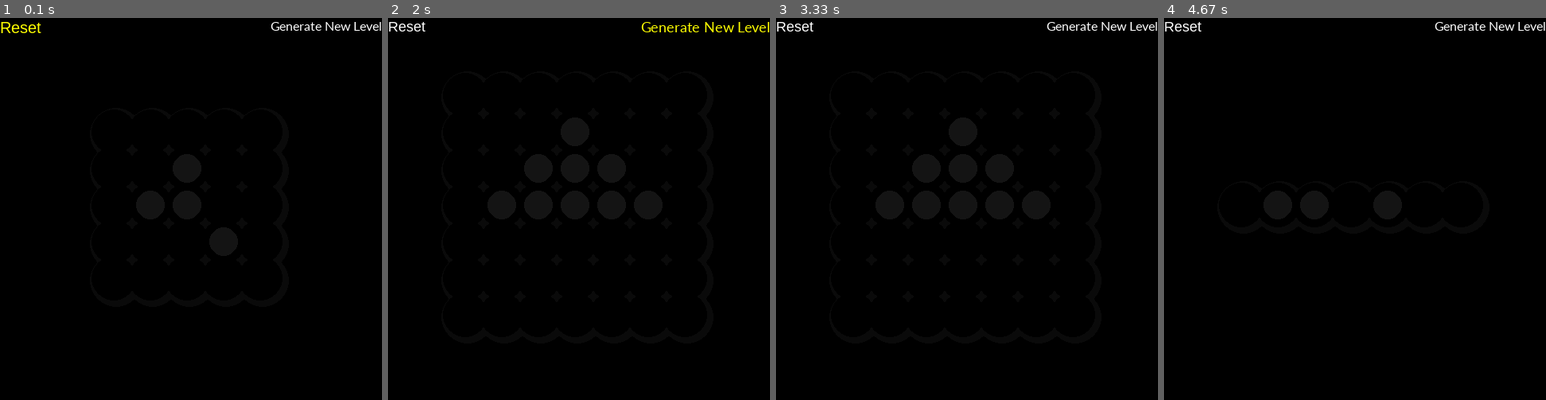
Above: before the commit, frames 1-4 (left to right).
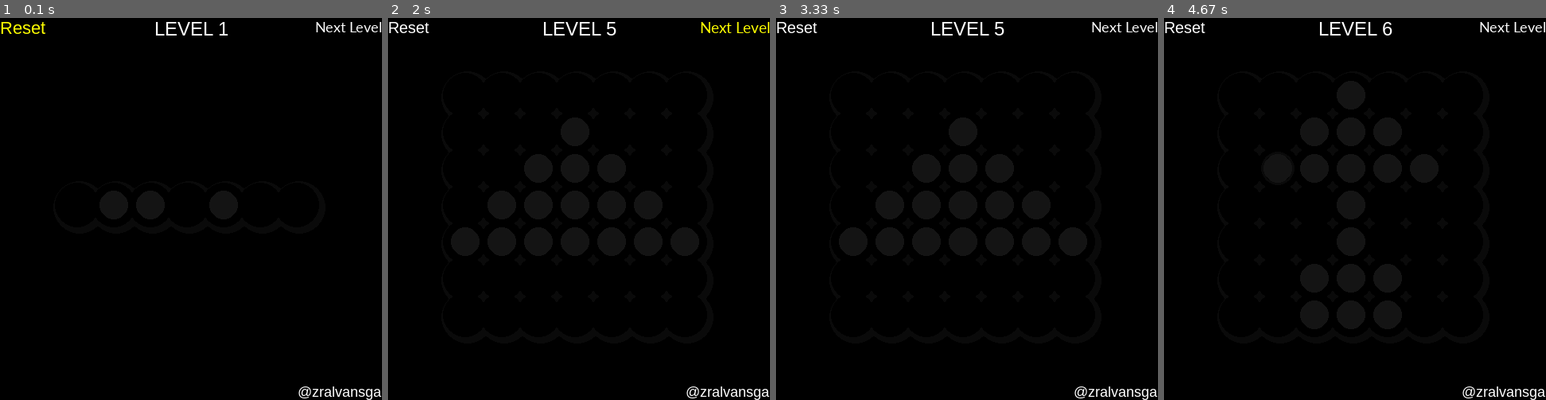
Above: after the commit, the same moments.

Repository: alvansga/my-py-game
Game: pygame game, started from marble.py
Two runs of this game, one before a commit and one after it. Both use one fixed random seed, a clock stepped at 60 frames per second and the inputs below.
Inputs (mouse positions are in pixels of both pictures, inside the frame that each line leads up to):
- Up to frame 1 (0.1 s): no input
- Up to frame 2 (2 s): click (735, 25) at 0.38 s, where only the run after the commit has a clickable "Next Level"; click (735, 25) at 0.72 s, where only the run after the commit has a clickable "Next Level"; click (735, 25) at 1.05 s, where only the run after the commit has a clickable "Next Level"; press the mouse at (575, 166) at 1.37 s; move the mouse to (514, 209) at 1.47 s; release the mouse at (456, 247) at 1.6 s; click (735, 25) at 1.72 s, where only the run after the commit has a clickable "Next Level"
- Up to frame 3 (3.33 s): press the mouse at (924, 205) at 2.03 s; move the mouse to (902, 277) at 2.13 s; release the mouse at (875, 354) at 2.27 s; click (997, 231) at 2.38 s; press the mouse at (924, 205) at 2.7 s; move the mouse to (993, 170) at 2.8 s; release the mouse at (1058, 136) at 2.93 s
- Up to frame 4 (4.67 s): click (1511, 25) at 3.55 s, where only the run after the commit has a clickable "Next Level"; press the mouse at (1351, 277) at 3.87 s; move the mouse to (1374, 270) at 3.97 s; release the mouse at (1400, 262) at 4.1 s; press the mouse at (1312, 205) at 4.2 s; move the mouse to (1282, 144) at 4.3 s; release the mouse at (1248, 86) at 4.43 s; click (1278, 166) at 4.55 s

The runs differ from the first frame. In frame 1, 1.1% of the frame differs, in the area x 0-100%, y 1-100%; in frame 2, 1.1%; in frame 3, 1.1%; in frame 4, 1.1%.

Commit message:
tambah level 6 dan 7tampil nama leveltampil author

Diff:
--- a/history.txt
+++ b/history.txt
@@ -9,5 +9,10 @@
 
 V1
 need to improve:
- - tidak ada undo
- - belum bisa banyak level
+ - previous and next level
+ - score -> time or step
+
+29 mei 2020
+> selesai! <
+
+tinggal improve2 aja
--- a/marble.py
+++ b/marble.py
@@ -18,6 +18,10 @@
 
 LEBARPAPAN = 7
 TINGGIPAPAN = 7
+
+#############
+MAXLEVEL = 7
+#############
 
 #ukuran margin
 XMARGIN = int((LEBARWINDOW - (LEBARPAPAN * (UKURANMARBLE + UKURANCELAH))) / 2)
@@ -83,8 +87,8 @@
 
     #set level
     #set marble tabel LEBARPAPAN x TINGGIPAPAN
-    levellist = [1,2,3,4,5]
-    level = random.choice(levellist)
+    # levellist = [1,2,3,4,5]
+    level = 1
     marbles = setLevel(level)
 
     while True:
@@ -116,13 +120,17 @@
             elif event.type == MOUSEMOTION:
                 xmouse, ymouse = event.pos
 
+        tampillevel(level)
+        tampilauthor()
         if tampilReset(xmouse,ymouse,mouseklik) == True:
             #set level
             marbles = setLevel(level)
             win = False
         if tampilNewLevel(xmouse,ymouse,mouseklik) == True:
             #set level
-            level = random.choice(levellist)
+            level += 1
+            if level > MAXLEVEL:
+                level = 1
             marbles = setLevel(level)
             win = False
 
@@ -258,7 +266,8 @@
         for i in range(1,6):
             for j in range(1,6):
                 gambarWadah(i,j)
-    elif level == 3:
+    else:
+        #default papan 7x7
         DISPLAYSURF.fill(BGCOLOR1)
         for i in range(7):
             for j in range(7):
@@ -266,31 +275,6 @@
         for i in range(7):
             for j in range(7):
                 gambarWadah(i,j)
-    elif level == 4:
-        DISPLAYSURF.fill(BGCOLOR1)
-        for i in range(7):
-            for j in range(7):
-                gambarWadah2(i,j)
-        for i in range(7):
-            for j in range(7):
-                gambarWadah(i,j)
-    elif level == 5:
-        DISPLAYSURF.fill(BGCOLOR1)
-        for i in range(7):
-            for j in range(7):
-                gambarWadah2(i,j)
-        for i in range(7):
-            for j in range(7):
-                gambarWadah(i,j)
-    else:
-        #default level 1
-        DISPLAYSURF.fill(BGCOLOR1)
-        for i in range(7):
-            for j in range(1):
-                gambarWadah2(i,j)
-        for i in range(7):
-            for j in range(1):
-                gambarWadah(i,j)
 
 def setLevel(level):
     # kosongkan marbles table
@@ -302,86 +286,90 @@
 
     # inisialisasi level
     if level == 1:
-        marbles[int(LEBARPAPAN/2)-2][int(TINGGIPAPAN/2)] = True
-        marbles[int(LEBARPAPAN/2)-1][int(TINGGIPAPAN/2)] = True
-        marbles[int(LEBARPAPAN/2)+1][int(TINGGIPAPAN/2)] = True
+        pola = ["-------",
+                "-------",
+                "-------",
+                "-**-*--",
+                "-------",
+                "-------",
+                "-------"]
     elif level == 2:
-        marbles[int(LEBARPAPAN/2)-1][int(TINGGIPAPAN/2)] = True
-        marbles[int(LEBARPAPAN/2)][int(TINGGIPAPAN/2)] = True
-        marbles[int(LEBARPAPAN/2)][int(TINGGIPAPAN/2)-1] = True
-        marbles[int(LEBARPAPAN/2)+1][int(TINGGIPAPAN/2)+1] = True
+        pola = ["-------",
+                "-------",
+                "--*----",
+                "---**--",
+                "---*---",
+                "-------",
+                "-------"]
     elif level == 3:
-        marbles[int(LEBARPAPAN/2)-2][int(TINGGIPAPAN/2)] = True
-        marbles[int(LEBARPAPAN/2)-1][int(TINGGIPAPAN/2)] = True
-        marbles[int(LEBARPAPAN/2)][int(TINGGIPAPAN/2)] = True
-        marbles[int(LEBARPAPAN/2)+1][int(TINGGIPAPAN/2)] = True
-        marbles[int(LEBARPAPAN/2)+2][int(TINGGIPAPAN/2)] = True
-
-        marbles[int(LEBARPAPAN/2)-1][int(TINGGIPAPAN/2)-1] = True
-        marbles[int(LEBARPAPAN/2)][int(TINGGIPAPAN/2)-1] = True
-        marbles[int(LEBARPAPAN/2)+1][int(TINGGIPAPAN/2)-1] = True
-
-        marbles[int(LEBARPAPAN/2)][int(TINGGIPAPAN/2)-2] = True
+        pola = ["-------",
+                "---*---",
+                "--***--",
+                "-*****-",
+                "-------",
+                "-------",
+                "-------"]
     elif level == 4:
-        marbles[int(LEBARPAPAN/2)][int(TINGGIPAPAN/2)+2] = True
-
-        marbles[int(LEBARPAPAN/2)-1][int(TINGGIPAPAN/2)+1] = True
-        marbles[int(LEBARPAPAN/2)][int(TINGGIPAPAN/2)+1] = True
-        marbles[int(LEBARPAPAN/2)+1][int(TINGGIPAPAN/2)+1] = True
-
-        marbles[int(LEBARPAPAN/2)-2][int(TINGGIPAPAN/2)] = True
-        marbles[int(LEBARPAPAN/2)-1][int(TINGGIPAPAN/2)] = True
-        # marbles[int(LEBARPAPAN/2)][int(TINGGIPAPAN/2)] = True
-        marbles[int(LEBARPAPAN/2)+1][int(TINGGIPAPAN/2)] = True
-        marbles[int(LEBARPAPAN/2)+2][int(TINGGIPAPAN/2)] = True
-
-        marbles[int(LEBARPAPAN/2)-1][int(TINGGIPAPAN/2)-1] = True
-        marbles[int(LEBARPAPAN/2)][int(TINGGIPAPAN/2)-1] = True
-        marbles[int(LEBARPAPAN/2)+1][int(TINGGIPAPAN/2)-1] = True
-
-        marbles[int(LEBARPAPAN/2)][int(TINGGIPAPAN/2)-2] = True
-
+        pola = ["-------",
+                "---*---",
+                "--***--",
+                "-**-**-",
+                "--***--",
+                "---*---",
+                "-------"]
     elif level == 5:
-        marbles[int(LEBARPAPAN/2)-3][int(TINGGIPAPAN/2)+1] = True
-        marbles[int(LEBARPAPAN/2)-2][int(TINGGIPAPAN/2)+1] = True
-        marbles[int(LEBARPAPAN/2)-1][int(TINGGIPAPAN/2)+1] = True
-        marbles[int(LEBARPAPAN/2)][int(TINGGIPAPAN/2)+1] = True
-        marbles[int(LEBARPAPAN/2)+1][int(TINGGIPAPAN/2)+1] = True
-        marbles[int(LEBARPAPAN/2)+2][int(TINGGIPAPAN/2)+1] = True
-        marbles[int(LEBARPAPAN/2)+3][int(TINGGIPAPAN/2)+1] = True
-
-        marbles[int(LEBARPAPAN/2)-2][int(TINGGIPAPAN/2)] = True
-        marbles[int(LEBARPAPAN/2)-1][int(TINGGIPAPAN/2)] = True
-        marbles[int(LEBARPAPAN/2)][int(TINGGIPAPAN/2)] = True
-        marbles[int(LEBARPAPAN/2)+1][int(TINGGIPAPAN/2)] = True
-        marbles[int(LEBARPAPAN/2)+2][int(TINGGIPAPAN/2)] = True
-
-        marbles[int(LEBARPAPAN/2)-1][int(TINGGIPAPAN/2)-1] = True
-        marbles[int(LEBARPAPAN/2)][int(TINGGIPAPAN/2)-1] = True
-        marbles[int(LEBARPAPAN/2)+1][int(TINGGIPAPAN/2)-1] = True
-
-        marbles[int(LEBARPAPAN/2)][int(TINGGIPAPAN/2)-2] = True
+        pola = ["-------",
+                "---*---",
+                "--***--",
+                "-*****-",
+                "*******",
+                "-------",
+                "-------"]
+    elif level == 6:
+        pola = ["---*---",
+                "--***--",
+                "-*****-",
+                "---*---",
+                "---*---",
+                "--***--",
+                "--***--"]
+    elif level == 7:
+        pola = ["--***--",
+                "--***--",
+                "*******",
+                "***-***",
+                "*******",
+                "--***--",
+                "--***--"]
         #===========================================
         # ========= tambah level disini ===========
         #===========================================
     else:
         #default level 1
-        marbles[int(LEBARPAPAN/2)-2][int(TINGGIPAPAN/2)] = True
-        marbles[int(LEBARPAPAN/2)-1][int(TINGGIPAPAN/2)] = True
-        marbles[int(LEBARPAPAN/2)+1][int(TINGGIPAPAN/2)] = True
+        pola = ["-------",
+                "-------",
+                "-------",
+                "--**-*-",
+                "-------",
+                "-------",
+                "-------"]
+        # marbles[int(LEBARPAPAN/2)-2][int(TINGGIPAPAN/2)] = True
+        # marbles[int(LEBARPAPAN/2)-1][int(TINGGIPAPAN/2)] = True
+        # marbles[int(LEBARPAPAN/2)+1][int(TINGGIPAPAN/2)] = True
 
     # kembalikan nilai marbles table
+    marbles=bacapola(pola,marbles)
     return marbles
 
 def tampilReset(x,y,mouseklik):
-    fontsize = 18
+    fontsize = 20
     settingFont = pygame.font.SysFont('Arial.ttf',fontsize)
     permukaanteks = settingFont.render('Reset',True,WINTEKSCOLOR)
     teksRectObj = permukaanteks.get_rect()
     teksRectObj.topleft = (0,0)
 
     if teksRectObj.collidepoint(x,y):
-        fontsize = 20
+        fontsize = 22
         settingFont = pygame.font.SysFont('Arial.ttf',fontsize)
         permukaanteks = settingFont.render('Reset',True,KUNING)
         teksRectObj = permukaanteks.get_rect()
@@ -394,17 +382,17 @@
     DISPLAYSURF.blit(permukaanteks,teksRectObj)
 
 def tampilNewLevel(x,y,mouseklik):
-    fontsize = 18
+    fontsize = 20
     settingFont = pygame.font.SysFont('Calibri.ttf',fontsize)
-    permukaanteks = settingFont.render('Generate New Level',True,WINTEKSCOLOR)
+    permukaanteks = settingFont.render('Next Level',True,WINTEKSCOLOR)
     teksRectObj = permukaanteks.get_rect()
-    teksRectObj.topright = (480,0)
+    teksRectObj.topright = (LEBARWINDOW,0)
     if teksRectObj.collidepoint(x,y):
-        fontsize = 20
+        fontsize = 22
         settingFont = pygame.font.SysFont('Calibri.ttf',fontsize)
-        permukaanteks = settingFont.render('Generate New Level',True,KUNING)
+        permukaanteks = settingFont.render('Next Level',True,KUNING)
         teksRectObj = permukaanteks.get_rect()
-        teksRectObj.topright = (480,0)
+        teksRectObj.topright = (LEBARWINDOW,0)
         DISPLAYSURF.blit(permukaanteks,teksRectObj)
         if mouseklik == True:
             return True
@@ -412,5 +400,35 @@
             return False
     DISPLAYSURF.blit(permukaanteks,teksRectObj)
 
+def bacapola(pola,marbles):
+    #contoh pola
+
+    assert (len(pola)*len(min(pola))) == (LEBARPAPAN * TINGGIPAPAN) , 'jumlah pola dan papan tidak seimbang'
+    for baris in range(LEBARPAPAN):
+        for kolom in range(TINGGIPAPAN):
+            if pola[kolom][baris] == "*":
+                marbles[baris][kolom] = True
+            else:
+                marbles[baris][kolom] = False
+    return marbles
+
+def tampilauthor():
+    fontsize = 18
+    settingFont = pygame.font.SysFont('Arial.ttf',fontsize)
+    permukaanteks = settingFont.render('@zralvansga',True,WINTEKSCOLOR)
+    teksRectObj = permukaanteks.get_rect()
+    teksRectObj.bottomright = (LEBARWINDOW,TINGGIWINDOW)
+
+    DISPLAYSURF.blit(permukaanteks,teksRectObj)
+
+def tampillevel(level):
+    fontsize = 24
+    settingFont = pygame.font.SysFont('Arial.ttf',fontsize)
+    permukaanteks = settingFont.render("LEVEL "+str(level),True,WINTEKSCOLOR)
+    teksRectObj = permukaanteks.get_rect()
+    teksRectObj.midtop = (int(LEBARWINDOW/2),0)
+    DISPLAYSURF.blit(permukaanteks,teksRectObj)
+
+
 if __name__ == '__main__':
     main()
